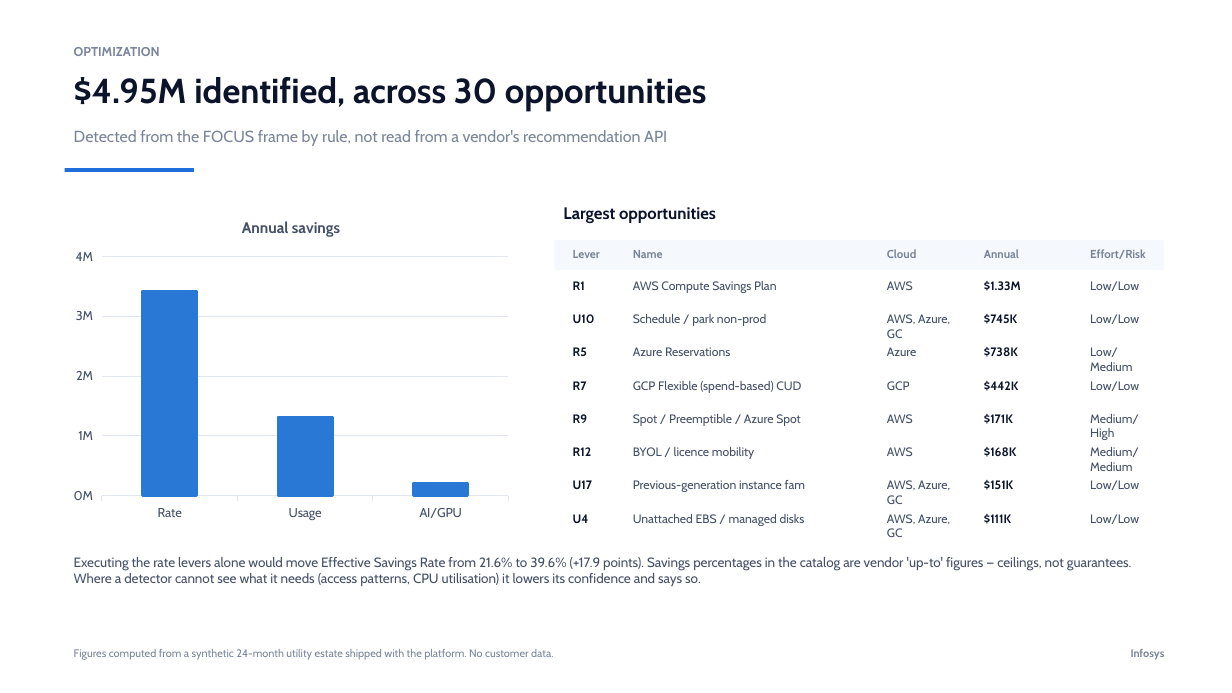
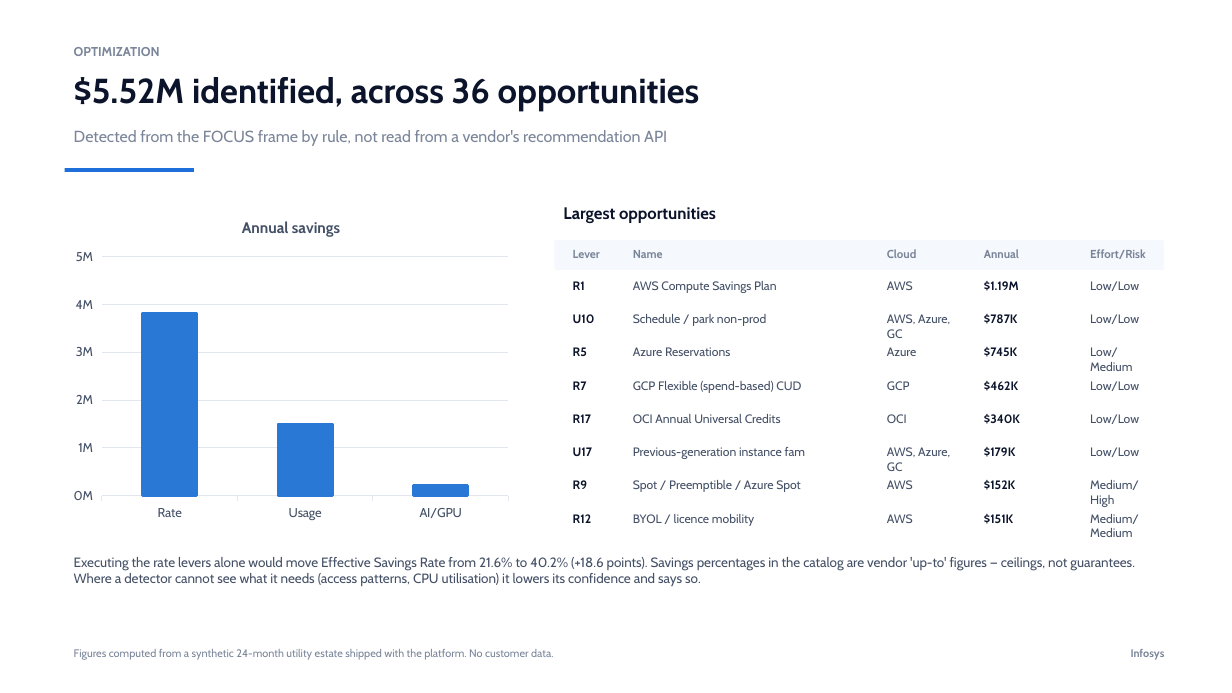
Before and after one commit to ajittgosavii/finops-gcp, a slide deck: slide 12 of Infosys_FinOps_GCP_Platform.pptx. Drawn at 1232x693 pixels with LibreOffice and Linux fonts; fonts in the diff are those of the drawing. Boxes give left, top, right and bottom in pixels: in the first picture for what was removed or moved away, otherwise in the second. Text is boxed around its words. In the diff, an @@ line names an element or a change of style, - is before the commit and + after.

```diff
--- a/Infosys_FinOps_GCP_Platform.pptx
+++ b/Infosys_FinOps_GCP_Platform.pptx
@@ text at (74, 77, 700, 111): text changed @@
-$4.95M identified, across 30 opportunities
+$5.52M identified, across 36 opportunities
@@ column chart at (65, 203, 518, 527) @@
@@ Annual savings, Rate: 3400000 to 3800000 @@
@@ Annual savings, Usage: 1300000 to 1500000 @@
@@ text at (984, 281, 1019, 291): text changed @@
-$1.33M
+$1.19M
@@ text added at (984, 314, 1018, 324), 9.5 pt, text #0B142A, bold @@
+$787K
@@ text "$745K": place and size @@
-text "$745K" at (984, 314, 1017, 324)
+text "$745K" at (984, 347, 1017, 357)
@@ text removed at (984, 347, 1018, 357) @@
-$738K
@@ text at (984, 381, 1018, 391): text changed @@
-$442K
+$462K
@@ text added at (573, 414, 591, 423), 9.5 pt, text #0B142A, bold @@
+R17
@@ text added at (633, 414, 781, 423), 9.5 pt, text #445066 @@
+OCI Annual Universal Credits
@@ text at (887, 414, 907, 423): text changed @@
-AWS
+OCI
@@ text at (984, 414, 1020, 424): text changed @@
-$171K
+$340K
@@ text "Low/Low": place and size @@
-text "Low/Low" at (1090, 514, 1139, 524)
+text "Low/Low" at (1090, 414, 1139, 424)
@@ text at (887, 447, 950, 471): text changed @@
-AWS
+AWS, Azure, GC
@@ text at (984, 447, 1015, 457): text changed @@
-$168K
+$179K
@@ 3 texts: place and size @@
-3 texts at (573, 480, 1139, 492)
+3 texts at (573, 447, 1139, 459)
@@ text at (887, 480, 913, 489): text changed @@
-AWS, Azure, GC
+AWS
@@ text "$151K": place and size @@
-text "$151K" at (984, 480, 1013, 490)
+text "$151K" at (984, 514, 1013, 524)
@@ text added at (984, 480, 1015, 490), 9.5 pt, text #0B142A, bold @@
+$152K
@@ 6 texts: place and size @@
-6 texts at (573, 414, 1139, 471)
+6 texts at (573, 480, 1139, 537)
@@ text removed at (573, 514, 589, 523) @@
-U4
@@ text removed at (633, 514, 805, 526) @@
-Unattached EBS / managed disks
@@ text at (887, 514, 913, 523): text changed @@
-AWS, Azure, GC
+AWS
@@ text removed at (984, 514, 1011, 524) @@
-$111K
@@ text at (74, 557, 1135, 587): text changed @@
-Executing the rate levers alone would move Effective Savings Rate from 21.6% to 39.6% (+17.9 points). Savings percentages in the catalog are vendor 'up-to' figures — ceilings, not guarantees. Where a detector cannot see what it needs (access patterns, CPU utilisation) it lowers its confidence and says so.
+Executing the rate levers alone would move Effective Savings Rate from 21.6% to 40.2% (+18.6 points). Savings percentages in the catalog are vendor 'up-to' figures — ceilings, not guarantees. Where a detector cannot see what it needs (access patterns, CPU utilisation) it lowers its confidence and says so.
```
Also in this commit, not shown: 14 other slides changed, 24 other files.
